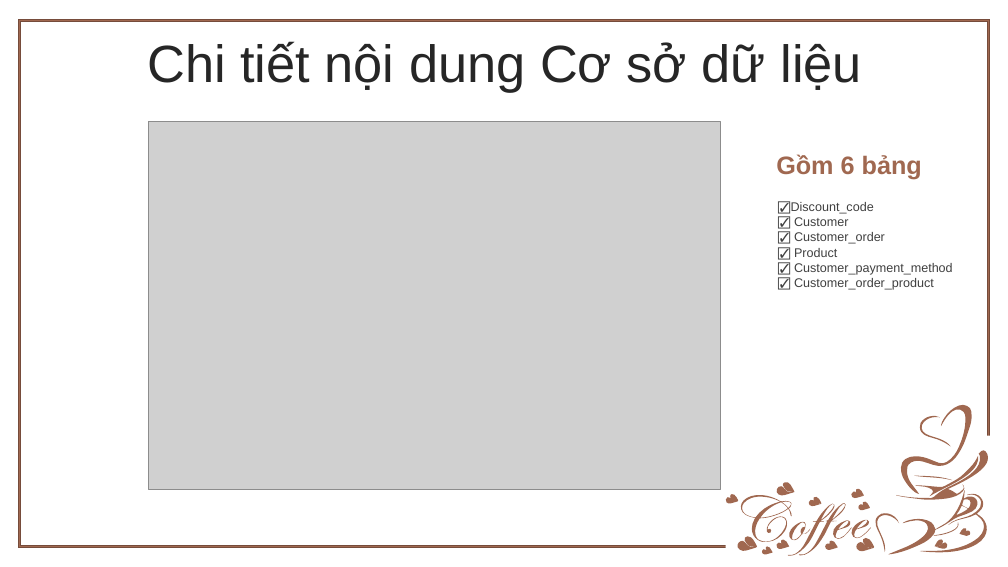
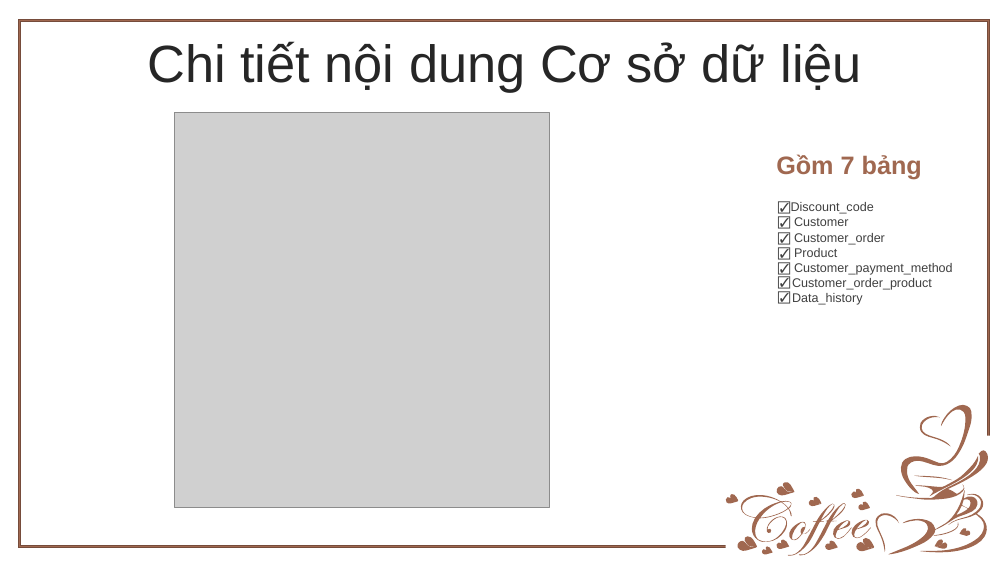
Before and after one commit to HaoHuynh0301/Coffeeshop-Management-System, a slide deck: slide 3 of PowerPoint/Presentation_template.pptx. Drawn at 1008x567 pixels with LibreOffice and Linux fonts; fonts in the diff are those of the drawing; grey boxes stand for pictures. Boxes give left, top, right and bottom in pixels: in the first picture for what was removed or moved away, otherwise in the second. Text is boxed around its words. In the diff, an @@ line names an element or a change of style, - is before the commit and + after.

```diff
--- a/PowerPoint/Presentation_template.pptx
+++ b/PowerPoint/Presentation_template.pptx
@@ picture: place and size @@
-picture at (149, 122, 721, 489)
+picture at (175, 112, 550, 507)
@@ text at (776, 154, 922, 180): text changed @@
-Gồm 6 bảng
+Gồm 7 bảng
@@ text at (792, 278, 932, 305): text changed @@
-☑ Customer_order_product
+☑ Customer_order_product
+☑ Data_history
```
Also in this commit, not shown: 1 other slide changed, 2 slides added, 37 slides removed, 27 other files.
